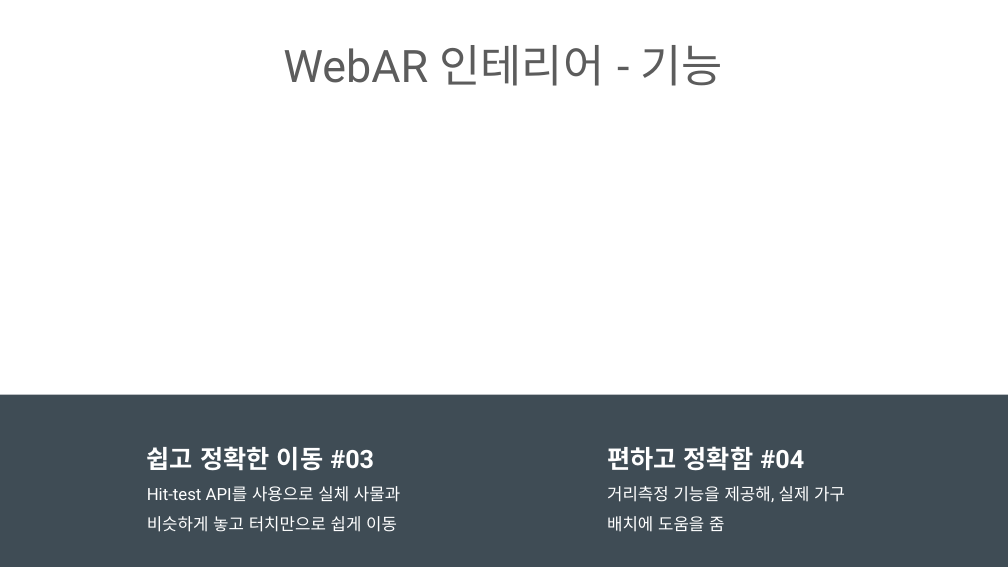
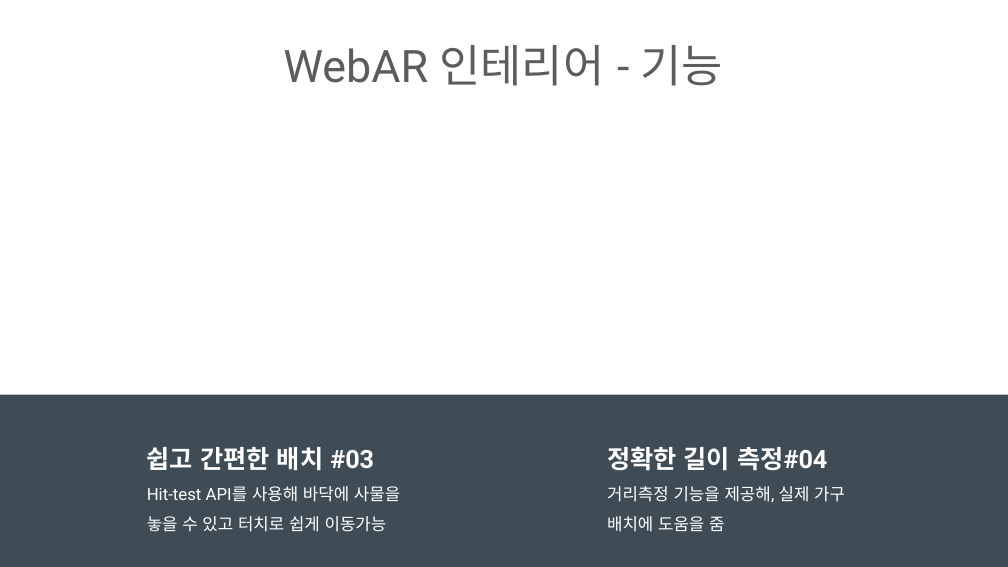
Before and after one commit to ptyoiy/ARwork, a slide deck: slide 7 of 호남-발표자료 - 복사본.pptx (slide 6 before the commit). Drawn at 1008x567 pixels with LibreOffice and Linux fonts; fonts in the diff are those of the drawing; background and template pictures are left out. Boxes give left, top, right and bottom in pixels: in the first picture for what was removed or moved away, otherwise in the second. Text is boxed around its words. In the diff, an @@ line names an element or a change of style, - is before the commit and + after.

```diff
--- a/호남-발표자료 - 복사본.pptx
+++ b/호남-발표자료 - 복사본.pptx
@@ text at (x1=147, y1=447, x2=400, y2=532): text changed @@
-쉽고 정확한 이동 #03
-Hit-test API를 사용으로 실체 사물과 비슷하게 놓고 터치만으로 쉽게 이동
+쉽고 간편한 배치 #03
+Hit-test API를 사용해 바닥에 사물을 놓을 수 있고 터치로 쉽게 이동가능
@@ text at (x1=607, y1=446, x2=845, y2=532): text changed @@
-편하고 정확함 #04
-거리측정 기능을 제공해, 실제 가구 배치에 도움을 줌
+정확한 길이 측정#04
+거리측정 기능을 제공해, 실제 가구 배치에 도움을 줌
```
Also in this commit, not shown: 5 other slides changed, 1 other file.
